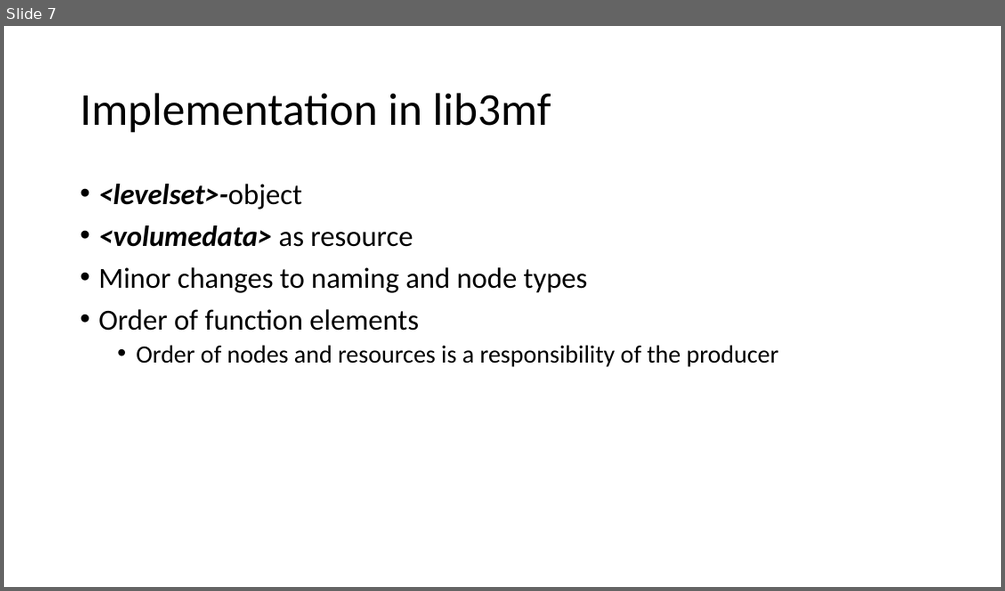
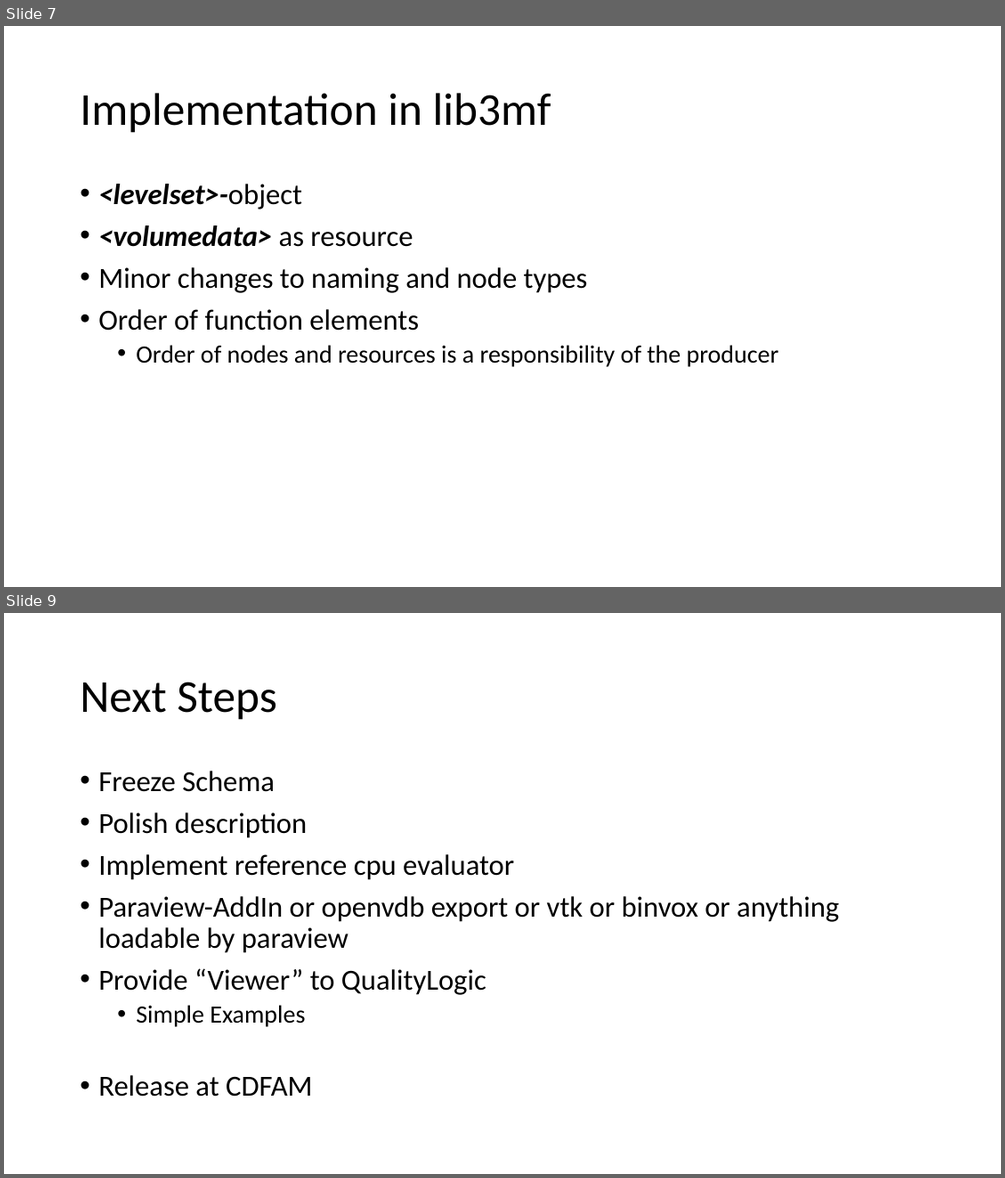
Before and after one commit to 3MFConsortium/spec_volumetric, a slide deck: presentations/3MF_Volumetric_2024_06_implicit.pptx. Shown one above the other, each under a label of ours: slide 7 before the commit, slides 7 and 9 after it; the slides between them are not shown. The pictures are 1005x591 and 1005x1178 pixels, drawn with LibreOffice and Linux fonts; fonts in the diff are those of the drawing. Boxes give left, top, right and bottom in pixels: in the first picture for what was removed or moved away, otherwise in the second. Text is boxed around its words. In the diff, an @@ line names an element or a change of style, - is before the commit and + after.

```diff
--- a/presentations/3MF_Volumetric_2024_06_implicit.pptx
+++ b/presentations/3MF_Volumetric_2024_06_implicit.pptx
@@ slide 9 added at [4,613,1001,1174], background #FFFFFF @@
@@ title added at [80,682,277,720], 44 pt, text #000000 @@
+Next Steps
@@ text added at [98,771,839,1096], 28 pt, text #000000 @@
+• Freeze Schema
+• Polish description
+• Implement reference cpu evaluator
+• Paraview-AddIn or openvdb export or vtk or binvox or anything loadable by paraview
+• Provide “Viewer” to QualityLogic
+  • Simple Examples
+• Release at CDFAM
```
Also in this commit, not shown: 1 other slide added.
